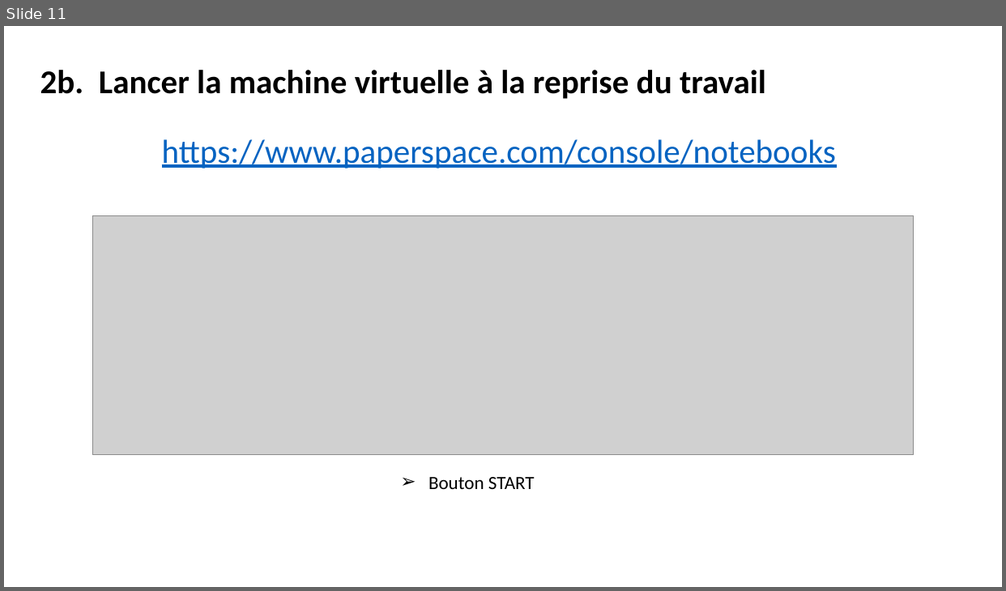
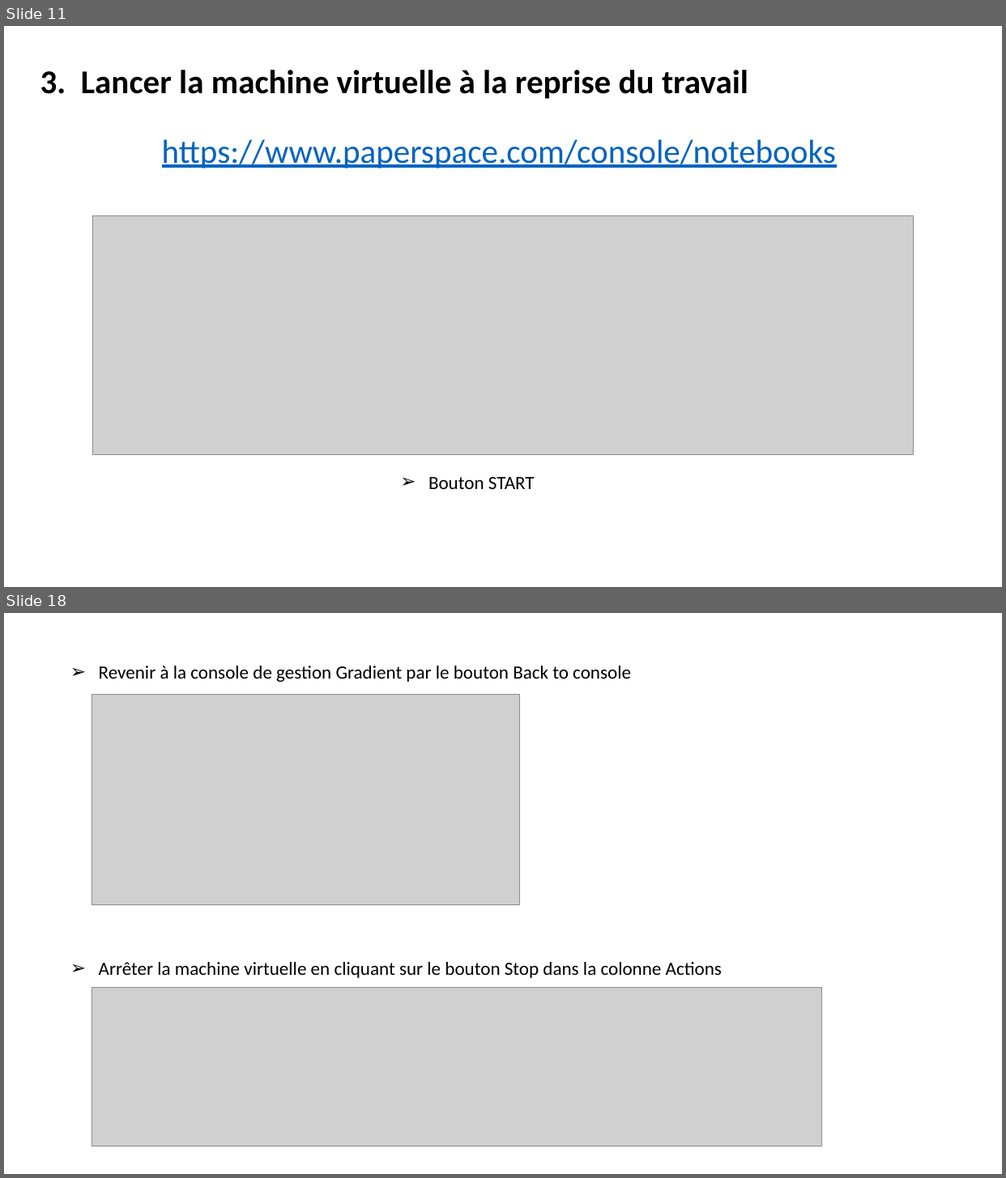
Before and after one commit to laurentprudhon/cours-deeplearning-2020, a slide deck: slides/00_environnement.pptx. Shown one above the other, each under a label of ours: slide 11 before the commit, slides 11 and 18 after it; the slides between them are not shown. The pictures are 1006x591 and 1006x1178 pixels, drawn with LibreOffice and Linux fonts; fonts in the diff are those of the drawing; grey boxes stand for pictures. Boxes give left, top, right and bottom in pixels: in the first picture for what was removed or moved away, otherwise in the second. Text is boxed around its words. In the diff, an @@ line names an element or a change of style, - is before the commit and + after.

```diff
--- a/slides/00_environnement.pptx
+++ b/slides/00_environnement.pptx
@@ slide 18 added at [4,613,1002,1174], background #FFFFFF @@
@@ text added at [99,666,631,682], 18 pt, text #000000 @@
+➢ Revenir à la console de gestion Gradient par le bouton Back to console
@@ picture added at [92,695,521,905] @@
@@ text added at [99,962,722,978], 18 pt, text #000000 @@
+➢ Arrêter la machine virtuelle en cliquant sur le bouton Stop dans la colonne Actions
@@ picture added at [92,987,822,1146] @@
@@ slide 11 changed as well @@
@@ text at [40,70,748,99]: text changed @@
-2b. Lancer la machine virtuelle à la reprise du travail
+3. Lancer la machine virtuelle à la reprise du travail
```
Also in this commit, not shown: 8 other slides changed, 5 other slides added, 7 slides removed.
